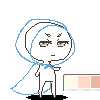
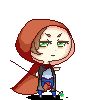
Layers edited between the first and the second 100×100 image:
added layer "Layer 7" above "arm acc" over [10, 60, 33, 75]
renamed "arms" to "arm acc", showed it, painted on it over [30, 45, 78, 99]
removed layer "body" over [10, 63, 51, 95]
removed layer "pallet" over [63, 69, 100, 91]
removed layer "head" over [12, 19, 75, 69]
added layer "_head acc" above "Layer 5" over [10, 19, 75, 95]
added layer "Layer 5" above "hair" over [31, 31, 45, 57]
added layer "hair" above "Layer 6" over [31, 26, 68, 55]
added layer "Layer 6" above "Layer 2" over [10, 19, 75, 96]
painted on "Layer 2" over [26, 23, 71, 97]
added layer "head back" above "_body back" over [31, 26, 74, 65]
added layer "_body back" above "Layer 8" over [10, 28, 51, 95]
